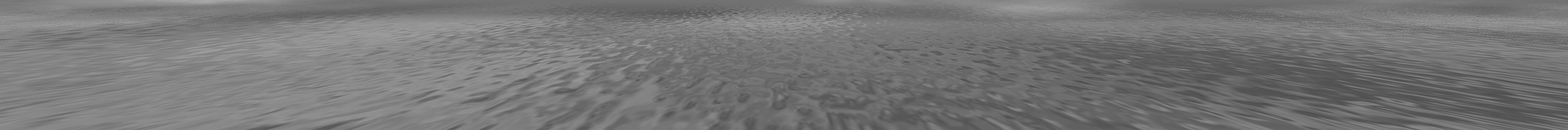
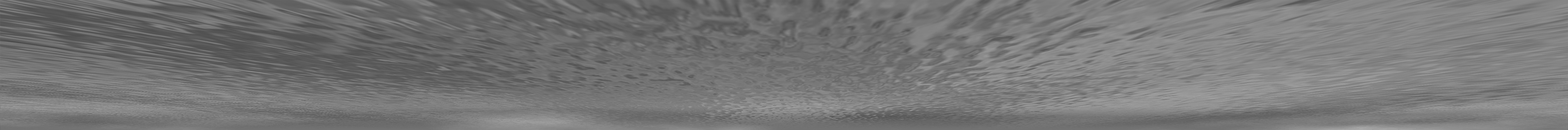
Layer changes from the first 1568 × 130 image to the second:
painted on "Background" over [0, 0, 1568, 130]
